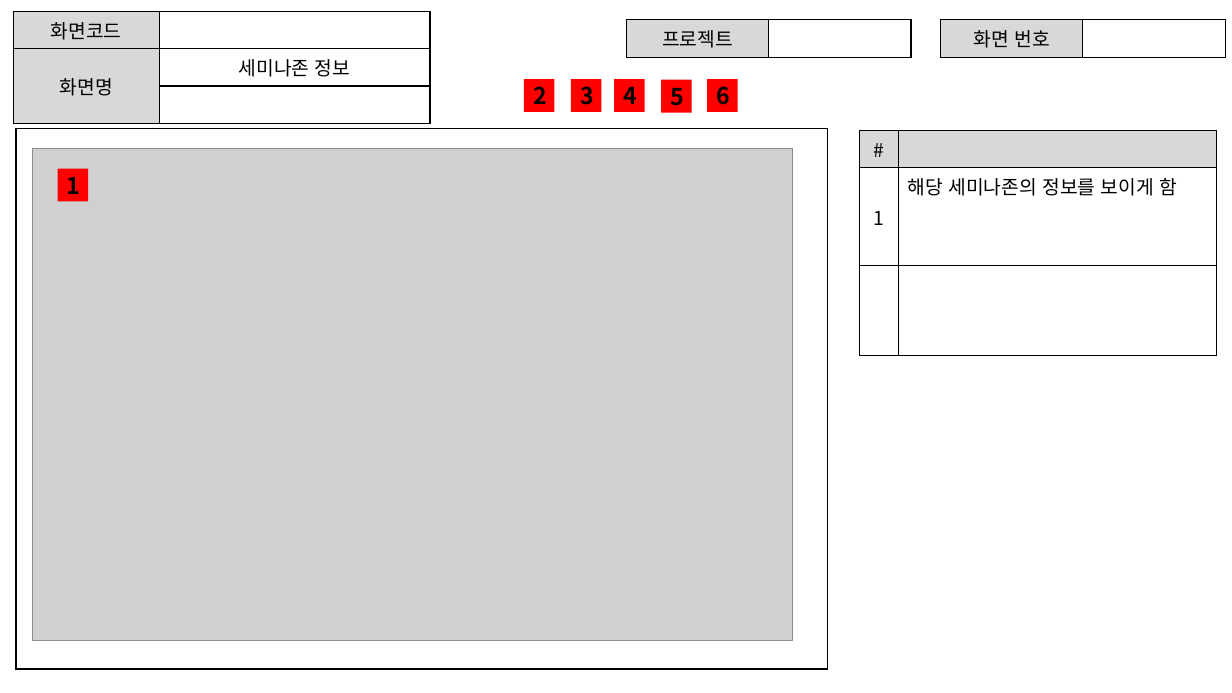
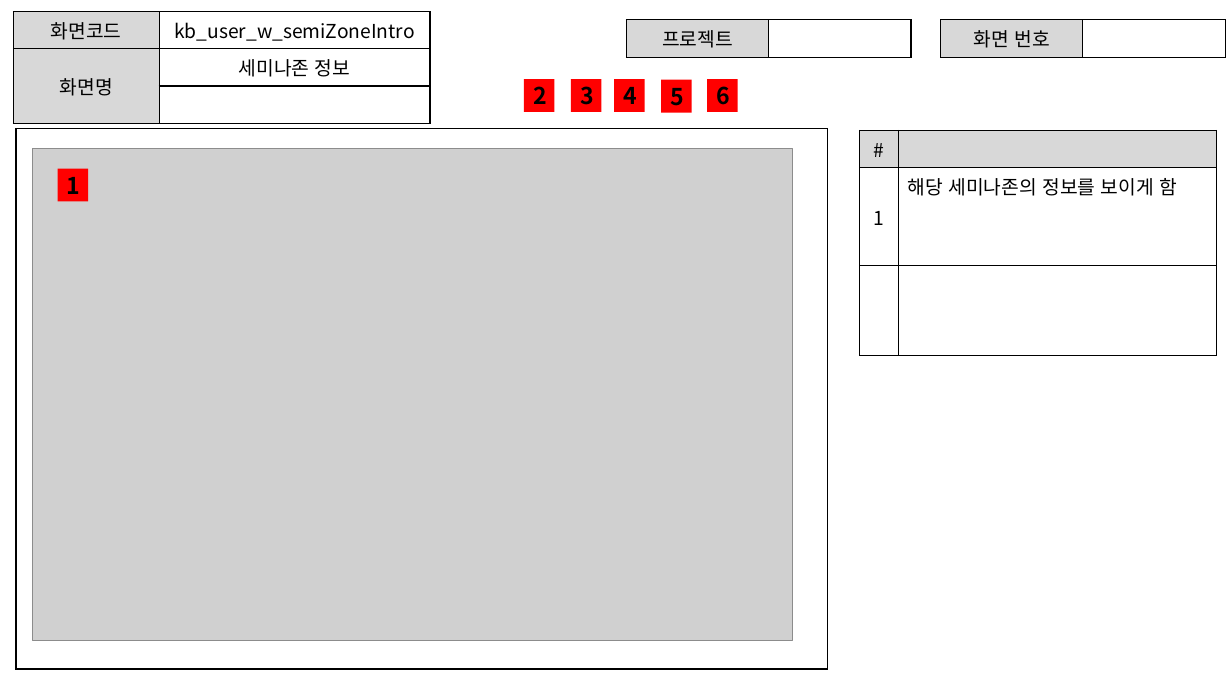
Before and after one commit to ezenteam2/e-Zone, a slide deck: slide 8 of 0 발표용 파워포인트/project05 - 파워포인트 종합 - 기범.pptx. Drawn at 1232x693 pixels with LibreOffice and Linux fonts; fonts in the diff are those of the drawing; grey boxes stand for pictures. Boxes give left, top, right and bottom in pixels: in the first picture for what was removed or moved away, otherwise in the second. Text is boxed around its words. In the diff, an @@ line names an element or a change of style, - is before the commit and + after.

```diff
--- a/0 발표용 파워포인트/project05 - 파워포인트 종합 - 기범.pptx
+++ b/0 발표용 파워포인트/project05 - 파워포인트 종합 - 기범.pptx
@@ table at (13, 12, 430, 109) @@
-row 1, column 2: 
+row 1, column 2: kb_user_w_semiZoneIntro
```
Also in this commit, not shown: 15 other slides changed, 4 other files.
